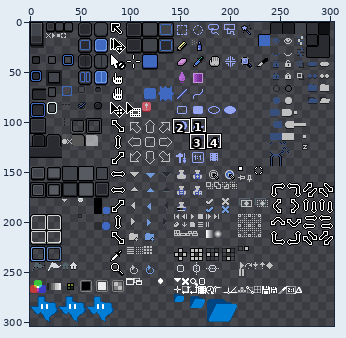
A sprite sheet gets an edit: data/extensions/aseprite-theme/dark/sheet.png. Above, an overview of the earlier version with the close-up marked.
Close-up. The starting point:
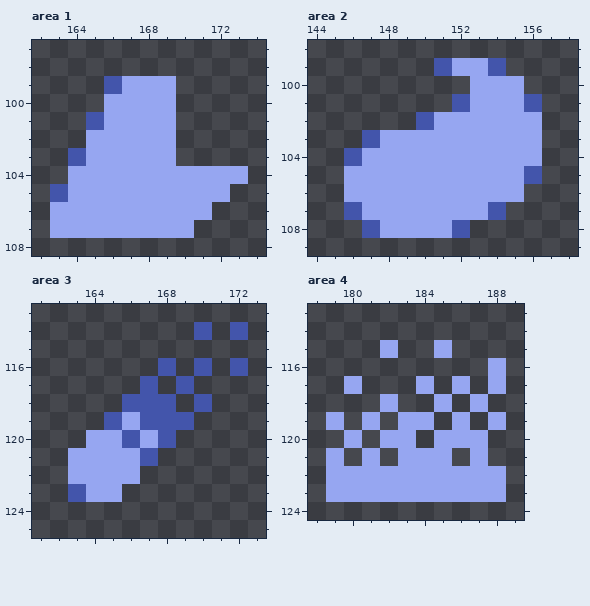
The file is 304x304 pixels. Pixels under 10% opacity are left out. Colours within 5 levels of each other are drawn and written as one. Shown: area 1: x 162..174, y 97..108; area 2: x 144..158, y 98..109; area 3: x 161..173, y 113..125; area 4: x 178..189, y 113..124. The commit also changed other parts of the picture, which this record leaves out.
Once edited:
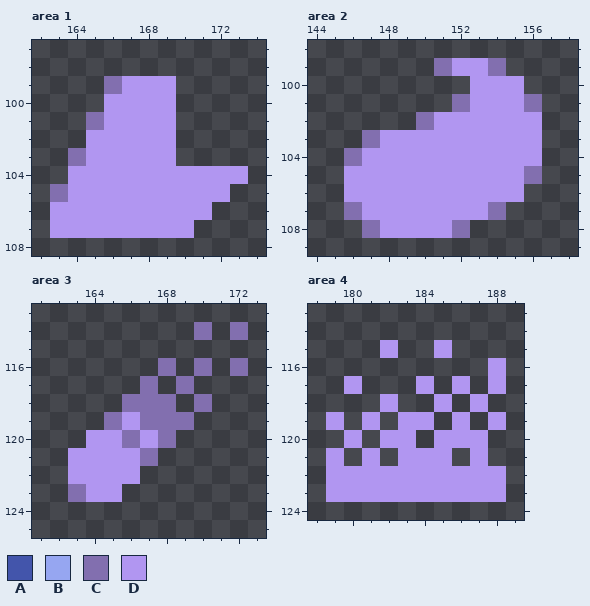
Palette (. is transparent): A #4355ab  B #96a6f1  C #826faf  D #b196f1
Edits made:
Area 1:
The edit turns colour A into colour C in row 99 at x 166; in row 101 at x 165; in row 103 at x 164; in row 105 at x 163.
The edit turns colour B into colour D in row 99 at x 167 to 169; in rows 100 to 101 at x 166 to 169; in rows 102 to 103 at x 165 to 169; in row 104 at x 164 to 173; in row 105 at x 164 to 172; in row 106 at x 163 to 171.
The edit turns colour B into colour D in row 107 at x 163 to 170.
Area 2:
The edit turns colour A into colour C in row 99 at x 151 and 154; in row 101 at x 152 and 156; in row 102 at x 150; in row 103 at x 147; in row 104 at x 146; in row 105 at x 156.
The edit turns colour A into colour C in row 107 at x 146 and 154; in row 108 at x 147 and 152.
The edit turns colour B into colour D in row 99 at x 152 to 153; in rows 100 to 101 at x 153 to 155; in row 102 at x 151 to 156; in row 103 at x 148 to 156; in row 104 at x 147 to 156; in rows 105 to 106 at x 146 to 155.
The edit turns colour B into colour D in row 107 at x 147 to 153; in row 108 at x 148 to 151.
Area 3:
The edit turns colour A into colour C in row 114 at x 170 and 172; in row 116 at x 168, 170 and 172; in row 117 at x 167 and 169; in row 118 at x 166 to 168 and 170; in row 119 at x 165 and 167 to 169; in row 120 at x 166 and 168.
The edit turns colour A into colour C in row 121 at x 167; in row 123 at x 163.
The edit turns colour B into colour D in row 119 at x 166; in row 120 at x 164 to 165 and 167; in rows 121 to 122 at x 163 to 166; in row 123 at x 164 to 165.
Area 4:
The edit turns colour B into colour D in row 115 at x 182 and 185; in row 116 at x 188; in row 117 at x 180, 184, 186 and 188; in row 118 at x 182, 185 and 187; in row 119 at x 179, 181, 183 to 184, 186 and 188; in row 120 at x 180, 182 to 183 and 185 to 187.
The edit turns colour B into colour D in row 121 at x 179, 181, 183 to 185 and 187; in rows 122 to 123 at x 179 to 188.
